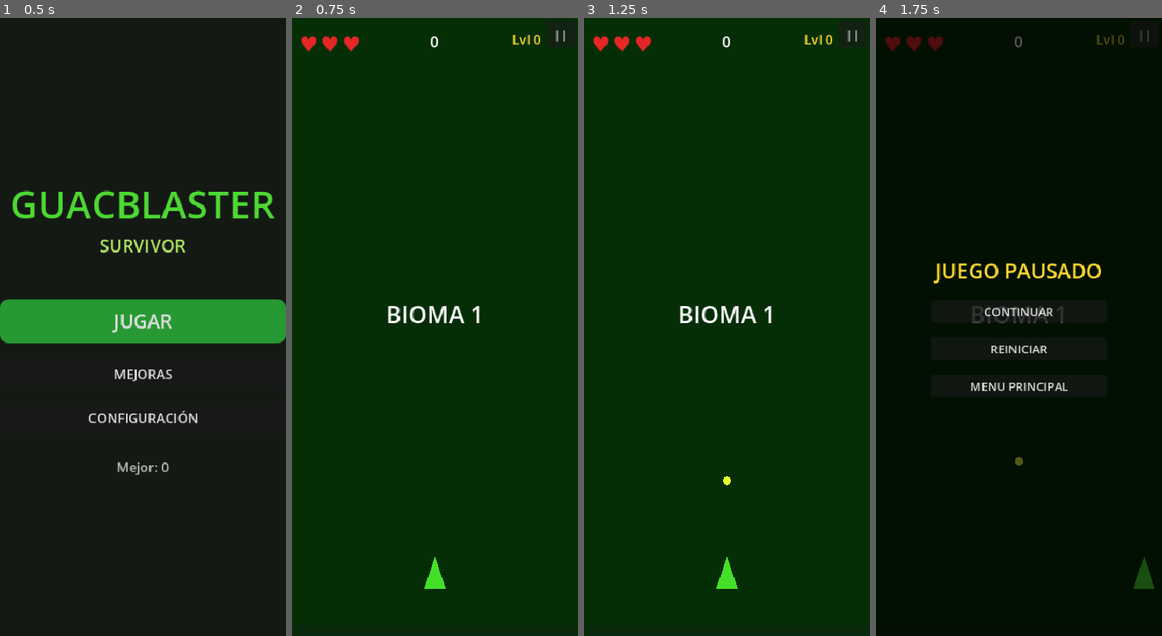
Above: before the commit, frames 1-4 (left to right).
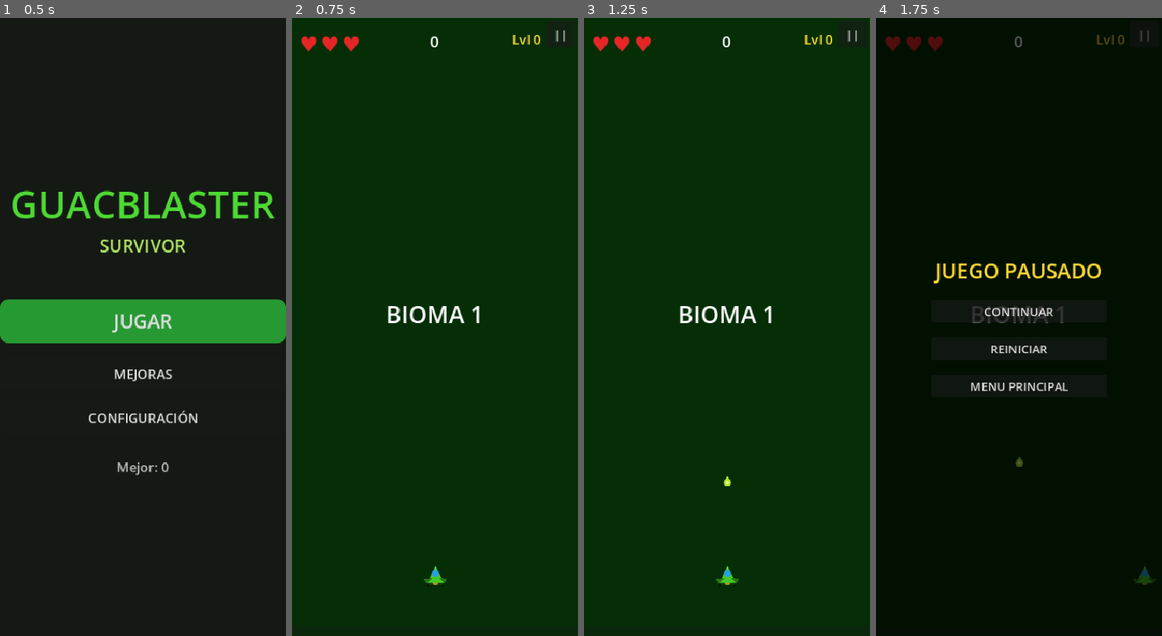
Above: after the commit, the same moments.

Repository: JoseNoIP/gb-GuacBlaster-Survivor
Game: Godot game, scene res://src/scenes/Main.tscn
Same seed, same stepped clock (60 frames per second), same inputs: the game is played once before the commit and once after it.
Inputs:
- Up to frame 1 (0.5 s): no input
- Up to frame 2 (0.75 s): click "JUGAR" at 0.5 s
- Up to frame 3 (1.25 s): no input
- Up to frame 4 (1.75 s): click "||" at 1.25 s

Frame 1 is identical in both runs. In frame 2, 0.2% of the frame differs, in the area x 45-55%, y 87-93%; in frame 3, 0.2%, in the area x 45-55%, y 74-93%; in frame 4, 0.2%.

Commit message:
Add new features and assets for player, power-ups, projectiles, and UI
- Introduced HeartDrop and HeartDropper scripts for heart mechanics.
- Updated Player scene to include a new player sprite.
- Enhanced PowerUpDrop script to support visual icons for power-ups.
- Added new projectile sprite and updated Projectile scene.
- Implemented sound effects for shooting and enemy interactions.
- Created asset generation script to automate sprite and sound effect creation.
- Added new UI components for boss warnings, pause, and victory screens.
- Included unit tests for heart drop and pause functionalities.

Diff:
--- a/src/features/audio/AudioManager.gd
+++ b/src/features/audio/AudioManager.gd
@@ -1,22 +1,74 @@
 extends Node
 ## Centralized audio playback and haptic feedback.
-## SFX keys map to AudioStreamPlayer nodes registered via register_sfx().
+## Loads WAV files from assets/audio/ if they exist; silently skips missing ones.
 ## Haptic uses Input.vibrate_handheld() — only active on mobile exports.
-## Missing SFX warn once per ID so the terminal doesn't spam during development.
+
+const AUDIO_DIR := "res://assets/audio/"
 
 var _sfx_players: Dictionary[StringName, AudioStreamPlayer] = {}
 var _missing_warned: Dictionary[StringName, bool] = {}
+var _music_player: AudioStreamPlayer
 
 func _ready() -> void:
-	_register_stubs([&"shoot", &"player_die"])
-	EventBus.player_died.connect(func(): play_sfx(&"player_die"))
-	EventBus.boss_defeated.connect(func(_id: int): trigger_haptic_heavy())
+	_load_all_sfx()
+	_setup_music()
+	_connect_events()
 
-func _register_stubs(ids: Array) -> void:
-	for id: StringName in ids:
-		var player: AudioStreamPlayer = AudioStreamPlayer.new()
+func _load_all_sfx() -> void:
+	var sfx_map: Dictionary = {
+		&"shoot":        "shoot.wav",
+		&"enemy_die":    "enemy_die.wav",
+		&"player_hit":   "player_hit.wav",
+		&"gem_collect":  "gem_collect.wav",
+		&"levelup":      "levelup.wav",
+		&"boss_die":     "boss_die.wav",
+	}
+	for id: StringName in sfx_map.keys():
+		var path: String = AUDIO_DIR + sfx_map[id]
+		var player := AudioStreamPlayer.new()
+		player.bus = &"Master"
+		if ResourceLoader.exists(path):
+			player.stream = load(path) as AudioStream
 		add_child(player)
-		register_sfx(id, player)
+		_sfx_players[id] = player
+
+func _setup_music() -> void:
+	_music_player = AudioStreamPlayer.new()
+	_music_player.bus = &"Master"
+	_music_player.volume_db = -6.0
+	var music_path := AUDIO_DIR + "music_loop.wav"
+	if ResourceLoader.exists(music_path):
+		var stream := load(music_path) as AudioStreamWAV
+		if stream != null:
+			stream.loop_mode = AudioStreamWAV.LOOP_FORWARD
+		_music_player.stream = stream
+	add_child(_music_player)
+
+func _connect_events() -> void:
+	EventBus.game_started.connect(_on_game_started)
+	EventBus.game_over.connect(func(_s: int, _d: float): _stop_music())
+	EventBus.game_won.connect(func(_s: int, _d: float): _stop_music())
+	EventBus.player_died.connect(func(): play_sfx(&"player_hit"))
+	EventBus.boss_defeated.connect(func(_id: int): _on_boss_defeated())
+	EventBus.enemy_destroyed.connect(func(_id: int, _pos: Vector2, _xp: int): play_sfx(&"enemy_die"))
+	EventBus.gem_collected.connect(func(_xp: int): play_sfx(&"gem_collect"))
+	EventBus.player_level_up.connect(func(_lvl: int): play_sfx(&"levelup"))
+
+func _on_game_started() -> void:
+	_play_music()
+
+func _on_boss_defeated() -> void:
+	play_sfx(&"boss_die")
+	trigger_haptic_heavy()
+
+func _play_music() -> void:
+	if not SaveManager.get_sound_enabled():
+		return
+	if _music_player.stream != null and not _music_player.playing:
+		_music_player.play()
+
+func _stop_music() -> void:
+	_music_player.stop()
 
 func register_sfx(sound_id: StringName, player: AudioStreamPlayer) -> void:
 	_sfx_players[sound_id] = player
@@ -27,7 +79,7 @@
 		return
 	if not _sfx_players.has(sound_id):
 		if not _missing_warned.get(sound_id, false):
-			push_warning("AudioManager: SFX '%s' not registered — add an AudioStreamPlayer" % sound_id)
+			push_warning("AudioManager: SFX '%s' not registered" % sound_id)
 			_missing_warned[sound_id] = true
 		return
 	var player: AudioStreamPlayer = _sfx_players[sound_id]
--- a/src/features/enemies/EnemyBasic.tscn
+++ b/src/features/enemies/EnemyBasic.tscn
@@ -1,6 +1,7 @@
-[gd_scene load_steps=3 format=3]
+[gd_scene load_steps=4 format=3]
 
 [ext_resource type="Script" path="res://src/features/enemies/EnemyBasic.gd" id="1"]
+[ext_resource type="Texture2D" uid="uid://vinyl0vnle1j" path="res://assets/sprites/enemy_basic.png" id="2"]
 
 [sub_resource type="CircleShape2D" id="1"]
 radius = 12.0
@@ -10,9 +11,8 @@
 collision_mask = 1
 script = ExtResource("1")
 
-[node name="Polygon2D" type="Polygon2D" parent="."]
-color = Color(0.9, 0.2, 0.1, 1)
-polygon = PackedVector2Array(12, 0, 8.49, 8.49, 0, 12, -8.49, 8.49, -12, 0, -8.49, -8.49, 0, -12, 8.49, -8.49)
+[node name="Sprite2D" type="Sprite2D" parent="."]
+texture = ExtResource("2")
 
 [node name="CollisionShape2D" type="CollisionShape2D" parent="."]
 shape = SubResource("1")
--- a/src/features/enemies/EnemyBoss.tscn
+++ b/src/features/enemies/EnemyBoss.tscn
@@ -1,6 +1,7 @@
-[gd_scene load_steps=3 format=3]
+[gd_scene load_steps=4 format=3]
 
 [ext_resource type="Script" path="res://src/features/enemies/EnemyBoss.gd" id="1"]
+[ext_resource type="Texture2D" uid="uid://icbqhqw4j1m3" path="res://assets/sprites/enemy_boss.png" id="2"]
 
 [sub_resource type="CircleShape2D" id="1"]
 radius = 40.0
@@ -10,9 +11,8 @@
 collision_mask = 1
 script = ExtResource("1")
 
-[node name="Polygon2D" type="Polygon2D" parent="."]
-color = Color(0.5, 0.1, 0.8, 1)
-polygon = PackedVector2Array(40, 0, 28.28, 28.28, 0, 40, -28.28, 28.28, -40, 0, -28.28, -28.28, 0, -40, 28.28, -28.28)
+[node name="Sprite2D" type="Sprite2D" parent="."]
+texture = ExtResource("2")
 
 [node name="CollisionShape2D" type="CollisionShape2D" parent="."]
 shape = SubResource("1")
--- a/src/features/enemies/EnemyTank.tscn
+++ b/src/features/enemies/EnemyTank.tscn
@@ -1,6 +1,7 @@
-[gd_scene load_steps=3 format=3]
+[gd_scene load_steps=4 format=3]
 
 [ext_resource type="Script" path="res://src/features/enemies/EnemyTank.gd" id="1"]
+[ext_resource type="Texture2D" uid="uid://bsosn3sgsolsb" path="res://assets/sprites/enemy_tank.png" id="2"]
 
 [sub_resource type="CircleShape2D" id="1"]
 radius = 24.0
@@ -10,9 +11,8 @@
 collision_mask = 1
 script = ExtResource("1")
 
-[node name="Polygon2D" type="Polygon2D" parent="."]
-color = Color(0.6, 0.05, 0.05, 1)
-polygon = PackedVector2Array(24, 0, 16.97, 16.97, 0, 24, -16.97, 16.97, -24, 0, -16.97, -16.97, 0, -24, 16.97, -16.97)
+[node name="Sprite2D" type="Sprite2D" parent="."]
+texture = ExtResource("2")
 
 [node name="CollisionShape2D" type="CollisionShape2D" parent="."]
 shape = SubResource("1")
--- a/src/features/enemies/EnemyZigzag.tscn
+++ b/src/features/enemies/EnemyZigzag.tscn
@@ -1,6 +1,7 @@
-[gd_scene load_steps=3 format=3]
+[gd_scene load_steps=4 format=3]
 
 [ext_resource type="Script" path="res://src/features/enemies/EnemyZigzag.gd" id="1"]
+[ext_resource type="Texture2D" uid="uid://bbbbv6kywkspe" path="res://assets/sprites/enemy_zigzag.png" id="2"]
 
 [sub_resource type="CapsuleShape2D" id="1"]
 radius = 8.0
@@ -11,9 +12,8 @@
 collision_mask = 1
 script = ExtResource("1")
 
-[node name="Polygon2D" type="Polygon2D" parent="."]
-color = Color(0.95, 0.6, 0.1, 1)
-polygon = PackedVector2Array(0, -15, 14, 2, 6, 10, -6, 10, -14, 2)
+[node name="Sprite2D" type="Sprite2D" parent="."]
+texture = ExtResource("2")
 
 [node name="CollisionShape2D" type="CollisionShape2D" parent="."]
 shape = SubResource("1")
--- a/src/features/gems/XPGem.gd
+++ b/src/features/gems/XPGem.gd
@@ -17,15 +17,21 @@
 	circle.radius = 10.0
 	shape.shape = circle
 	add_child(shape)
-	var diamond: Polygon2D = Polygon2D.new()
-	diamond.color = Color(0.9, 0.85, 0.1)
-	diamond.polygon = PackedVector2Array([
-		Vector2(0.0, -10.0),
-		Vector2(7.0, 0.0),
-		Vector2(0.0, 10.0),
-		Vector2(-7.0, 0.0),
-	])
-	add_child(diamond)
+	var visual: Node2D
+	const GEM_TEX := "res://assets/sprites/gem.png"
+	if ResourceLoader.exists(GEM_TEX):
+		var sprite := Sprite2D.new()
+		sprite.texture = load(GEM_TEX) as Texture2D
+		visual = sprite
+	else:
+		var diamond := Polygon2D.new()
+		diamond.color = Color(0.9, 0.85, 0.1)
+		diamond.polygon = PackedVector2Array([
+			Vector2(0.0, -10.0), Vector2(7.0, 0.0),
+			Vector2(0.0, 10.0), Vector2(-7.0, 0.0),
+		])
+		visual = diamond
+	add_child(visual)
 	body_entered.connect(_on_body_entered)
 	EventBus.powerup_stack_changed.connect(_on_powerup_stack_changed)
 	EventBus.game_over.connect(func(_s: int, _d: float): queue_free())
--- a/src/features/player/HeartDrop.gd
+++ b/src/features/player/HeartDrop.gd
@@ -18,12 +18,18 @@
 	add_child(shape)
 
 func _build_visual() -> void:
-	var lbl := Label.new()
-	lbl.text = "♥"
-	lbl.add_theme_font_size_override("font_size", 30)
-	lbl.add_theme_color_override("font_color", Color(0.9, 0.15, 0.15))
-	lbl.position = Vector2(-11.0, -16.0)
-	add_child(lbl)
+	const HEART_TEX := "res://assets/sprites/heart.png"
+	if ResourceLoader.exists(HEART_TEX):
+		var sprite := Sprite2D.new()
+		sprite.texture = load(HEART_TEX) as Texture2D
+		add_child(sprite)
+	else:
+		var lbl := Label.new()
+		lbl.text = "♥"
+		lbl.add_theme_font_size_override("font_size", 30)
+		lbl.add_theme_color_override("font_color", Color(0.9, 0.15, 0.15))
+		lbl.position = Vector2(-11.0, -16.0)
+		add_child(lbl)
 
 func _process(delta: float) -> void:
 	position.y += Constants.HEART_DROP_SPEED * delta
--- a/src/features/player/Player.tscn
+++ b/src/features/player/Player.tscn
@@ -1,6 +1,7 @@
-[gd_scene load_steps=3 format=3]
+[gd_scene load_steps=4 format=3]
 
 [ext_resource type="Script" path="res://src/features/player/Player.gd" id="1"]
+[ext_resource type="Texture2D" uid="uid://dbnmjcfaypyv5" path="res://assets/sprites/player.png" id="2"]
 
 [sub_resource type="CapsuleShape2D" id="1"]
 radius = 15.0
@@ -11,9 +12,8 @@
 collision_mask = 8
 script = ExtResource("1")
 
-[node name="Polygon2D" type="Polygon2D" parent="."]
-color = Color(0.27, 0.88, 0.16, 1)
-polygon = PackedVector2Array(-15, 20, 15, 20, 0, -25)
+[node name="Sprite2D" type="Sprite2D" parent="."]
+texture = ExtResource("2")
 
 [node name="CollisionShape2D" type="CollisionShape2D" parent="."]
 shape = SubResource("1")
--- a/src/features/powerups/PowerUpDrop.gd
+++ b/src/features/powerups/PowerUpDrop.gd
@@ -44,21 +44,26 @@
 	EventBus.game_won.connect(func(_s: int, _d: float): queue_free())
 
 func _build_visual() -> void:
-	var bg: ColorRect = ColorRect.new()
-	bg.size = Vector2(32.0, 32.0)
-	bg.position = Vector2(-16.0, -16.0)
-	bg.color = DROP_COLORS.get(powerup_id, Color(0.5, 0.5, 0.5))
-	add_child(bg)
-
-	var lbl: Label = Label.new()
-	lbl.text = POWERUP_ABBREV.get(powerup_id, str(powerup_id).left(2).to_upper())
-	lbl.horizontal_alignment = HORIZONTAL_ALIGNMENT_CENTER
-	lbl.vertical_alignment = VERTICAL_ALIGNMENT_CENTER
-	lbl.add_theme_font_size_override("font_size", 13)
-	lbl.add_theme_color_override("font_color", Color(1.0, 1.0, 1.0))
-	lbl.size = Vector2(32.0, 32.0)
-	lbl.position = Vector2(-16.0, -16.0)
-	add_child(lbl)
+	var icon_path := "res://assets/sprites/powerup_icons/%s.png" % str(powerup_id)
+	if ResourceLoader.exists(icon_path):
+		var sprite := Sprite2D.new()
+		sprite.texture = load(icon_path) as Texture2D
+		add_child(sprite)
+	else:
+		var bg := ColorRect.new()
+		bg.size = Vector2(32.0, 32.0)
+		bg.position = Vector2(-16.0, -16.0)
+		bg.color = DROP_COLORS.get(powerup_id, Color(0.5, 0.5, 0.5))
+		add_child(bg)
+		var lbl := Label.new()
+		lbl.text = POWERUP_ABBREV.get(powerup_id, str(powerup_id).left(2).to_upper())
+		lbl.horizontal_alignment = HORIZONTAL_ALIGNMENT_CENTER
+		lbl.vertical_alignment = VERTICAL_ALIGNMENT_CENTER
+		lbl.add_theme_font_size_override("font_size", 13)
+		lbl.add_theme_color_override("font_color", Color(1.0, 1.0, 1.0))
+		lbl.size = Vector2(32.0, 32.0)
+		lbl.position = Vector2(-16.0, -16.0)
+		add_child(lbl)
 
 func _process(delta: float) -> void:
 	position.y += FALL_SPEED * delta
@@ -67,5 +72,5 @@
 
 func _on_body_entered(body: Node2D) -> void:
 	if body.is_in_group(&"player"):
-		EventBus.powerup_selected.emit(powerup_id)
+		EventBus.powerup_selected.emit.call_deferred(powerup_id)
 		queue_free()
--- a/src/features/projectiles/Projectile.tscn
+++ b/src/features/projectiles/Projectile.tscn
@@ -1,6 +1,7 @@
-[gd_scene load_steps=3 format=3]
+[gd_scene load_steps=4 format=3]
 
 [ext_resource type="Script" path="res://src/features/projectiles/Projectile.gd" id="1"]
+[ext_resource type="Texture2D" uid="uid://dge5va8cp4dmg" path="res://assets/sprites/projectile.png" id="2"]
 
 [sub_resource type="CircleShape2D" id="1"]
 radius = 6.0
@@ -10,9 +11,8 @@
 collision_mask = 2
 script = ExtResource("1")
 
-[node name="Polygon2D" type="Polygon2D" parent="."]
-color = Color(0.9, 1.0, 0.2, 1)
-polygon = PackedVector2Array(0, -6, 4.24, -4.24, 6, 0, 4.24, 4.24, 0, 6, -4.24, 4.24, -6, 0, -4.24, -4.24)
+[node name="Sprite2D" type="Sprite2D" parent="."]
+texture = ExtResource("2")
 
 [node name="CollisionShape2D" type="CollisionShape2D" parent="."]
 shape = SubResource("1")
--- a/src/features/projectiles/ProjectileSpawner.gd
+++ b/src/features/projectiles/ProjectileSpawner.gd
@@ -40,6 +40,7 @@
 	get_parent().add_child(proj)
 	proj.global_position = spawn_position
 	proj.call(&"setup", damage, direction, _pierce_count, _bouncy)
+	AudioManager.play_sfx(&"shoot")
 
 func _on_powerup_stack_changed(powerup_id: StringName, count: int) -> void:
 	match powerup_id:
Not shown, added: assets/audio/boss_die.wav.import
Not shown, added: assets/audio/enemy_die.wav.import
Not shown, added: assets/audio/gem_collect.wav.import
Not shown, added: assets/audio/levelup.wav.import
Not shown, added: assets/audio/music_loop.wav.import
Not shown, added: assets/audio/player_hit.wav.import
Not shown, added: assets/audio/shoot.wav.import
Binary file added: assets/sprites/enemy_basic.png
Not shown, added: assets/sprites/enemy_basic.png.import
Binary file added: assets/sprites/enemy_boss.png
Not shown, added: assets/sprites/enemy_boss.png.import
Binary file added: assets/sprites/enemy_tank.png
(and 50 more such lines)
